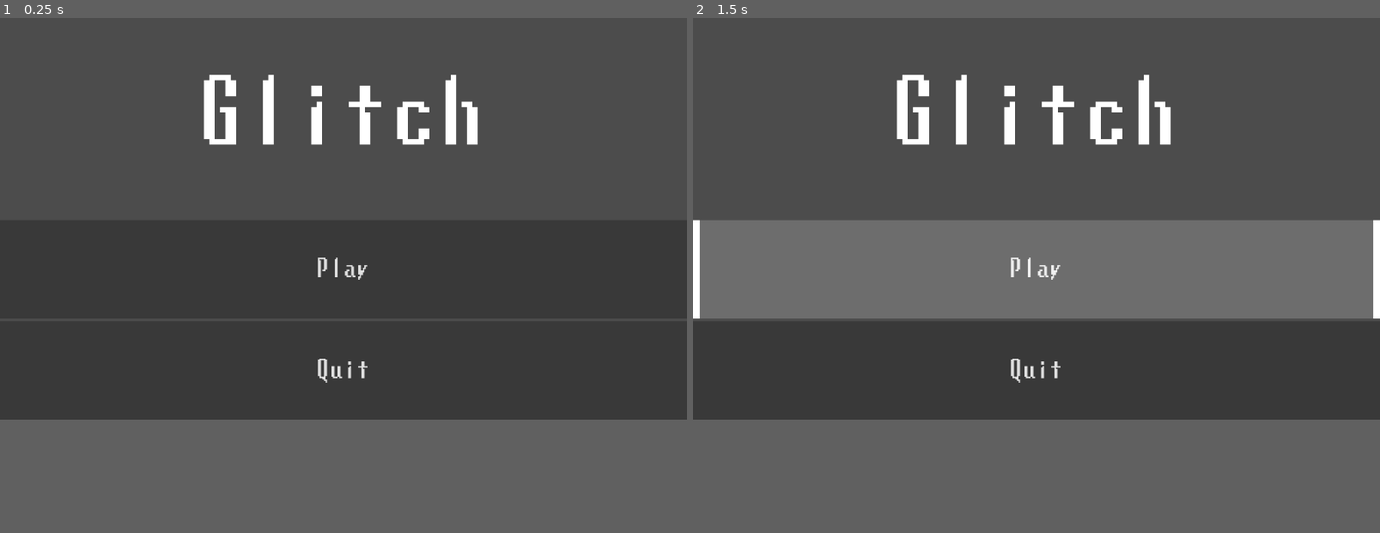
Above: before the commit, frames 1-2 (left to right).
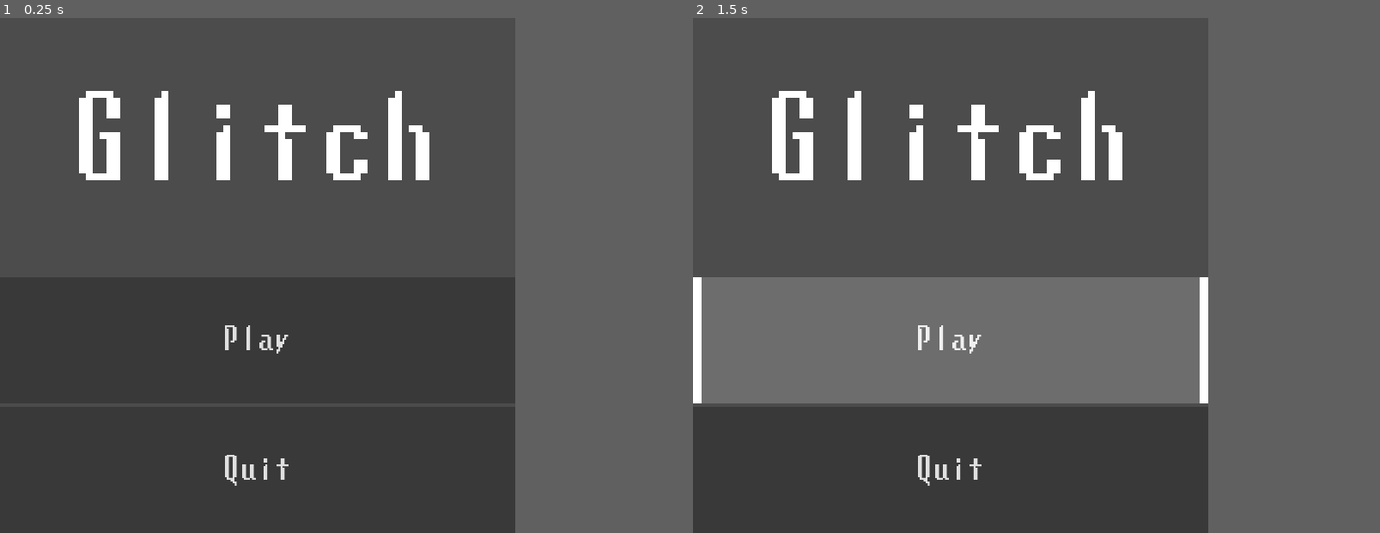
Above: after the commit, the same moments.

Repository: lajollagamesclub/week-117
Game: Godot game, scene res://TitleScreen.tscn
Same seed, same stepped clock (60 frames per second), same inputs: the game is played once before the commit and once after it.
Inputs:
- Up to frame 1 (0.25 s): no input
- Up to frame 2 (1.5 s): click "Play" at 0.5 s; click "Play" at 1.25 s
In our replay, the window is 800x468 before the commit and 600x600 after it. These sizes can differ from the game's own. Grey fills any space a smaller window leaves; there, only what the larger window draws over its background counts as a difference.

The runs differ from the first frame. In frame 1, 4.3% of the frame differs, in the area x 11-70%, y 11-91%; in frame 2, 29%, in the area x 0-100%, y 11-91%.

Commit message:
Good resolution and stretch settings

Diff:
--- a/src/TitleScreen.tscn
+++ b/src/TitleScreen.tscn
@@ -18,7 +18,7 @@
 
 [node name="TitleLabel" type="Label" parent="UI/VBoxContainer"]
 margin_top = 85.0
-margin_right = 1024.0
+margin_right = 600.0
 margin_bottom = 213.0
 size_flags_horizontal = 3
 size_flags_vertical = 6
@@ -29,19 +29,19 @@
 
 [node name="Buttons" type="VBoxContainer" parent="UI/VBoxContainer"]
 margin_top = 302.0
-margin_right = 1024.0
+margin_right = 600.0
 margin_bottom = 600.0
 size_flags_vertical = 3
 
 [node name="PlayButton" type="Button" parent="UI/VBoxContainer/Buttons"]
-margin_right = 1024.0
+margin_right = 600.0
 margin_bottom = 147.0
 size_flags_vertical = 3
 text = "Play"
 
 [node name="QuitButton" type="Button" parent="UI/VBoxContainer/Buttons"]
 margin_top = 151.0
-margin_right = 1024.0
+margin_right = 600.0
 margin_bottom = 298.0
 size_flags_vertical = 3
 text = "Quit"
--- a/src/project.godot
+++ b/src/project.godot
@@ -19,6 +19,12 @@
 run/main_scene="res://TitleScreen.tscn"
 config/icon="res://icon.png"
 
+[display]
+
+window/size/width=600
+window/stretch/mode="2d"
+window/stretch/aspect="keep"
+
 [rendering]
 
 quality/driver/driver_name="GLES2"
